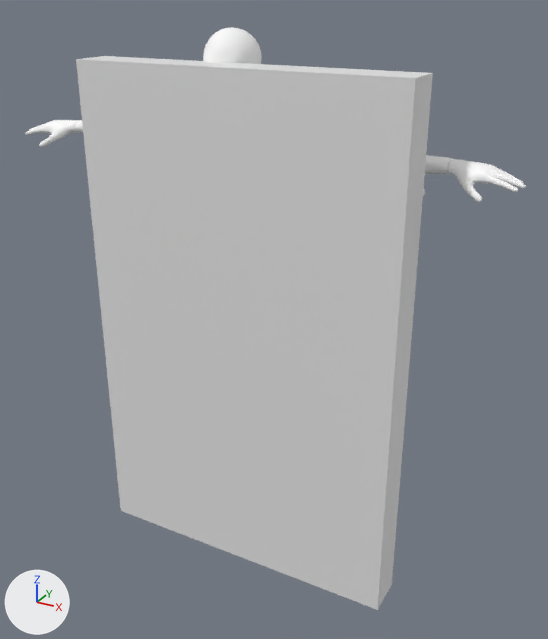
A saved change to the glTF model models/fondos_paralelas.glb.
Before and after are seen from a 50 mm lens placed at (1.25, -2.04, 1.9), pointed at (0.03, 0.18, 0.79). Every picture has the same lights, and +X, +Y and +Z are marked at lower left. Where no turn or scale is listed for an object, it has been applied to the vertices.

The first picture shows 'Ch36', 'Cube'.
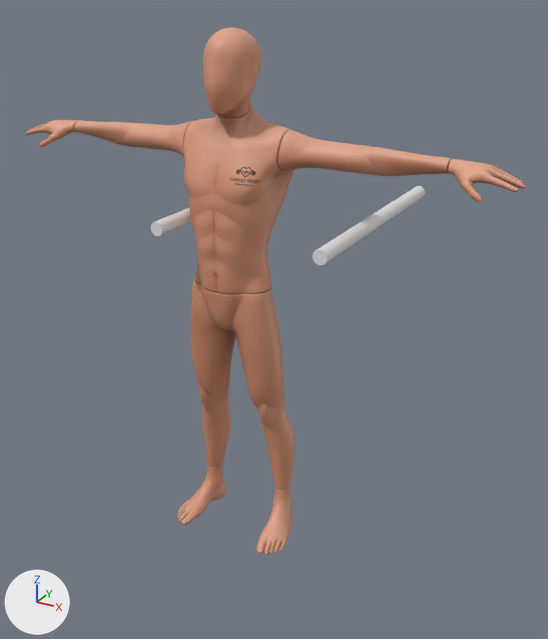
What differs and where, as boxes (x1, y1, x2, y2) in the pictures (548 x 639 px):
'Cube', deleted: before (76, 56, 433, 610)
'Ch36', surface changed (white to beige): (25, 27, 526, 555) in both
'Cylinder.001', unchanged, uncovered by the edit: before (423, 189, 425, 196); after (312, 186, 425, 265)

Diff of the bpy script that builds the scene:
```diff
--- a/models/fondos_paralelas.glb.py
+++ b/models/fondos_paralelas.glb.py
@@ img_camilo_torso @@
+img_camilo_torso = load_image('CAMILO TORSO', '_unpacked/CAMILO_TORSO', 1024, 1024, 'sRGB')
@@ mat_monigote @@
 mat_monigote = principled_material('MONIGOTE')
-mat_monigote.base_color = (1.0, 1.0, 1.0)  # white #ffffff
+mat_monigote.texture = img_camilo_torso
@@ ob_cube @@
-ob_cube = bpy.data.objects.new('Cube', me_cube)
-ob_cube.location = (0.094, -0.145, 0.857)
```
